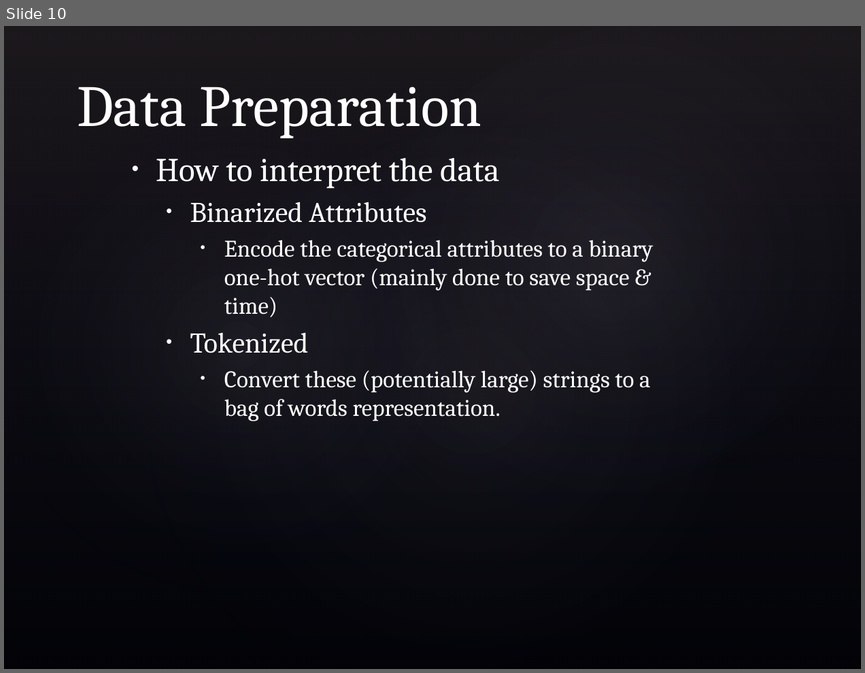
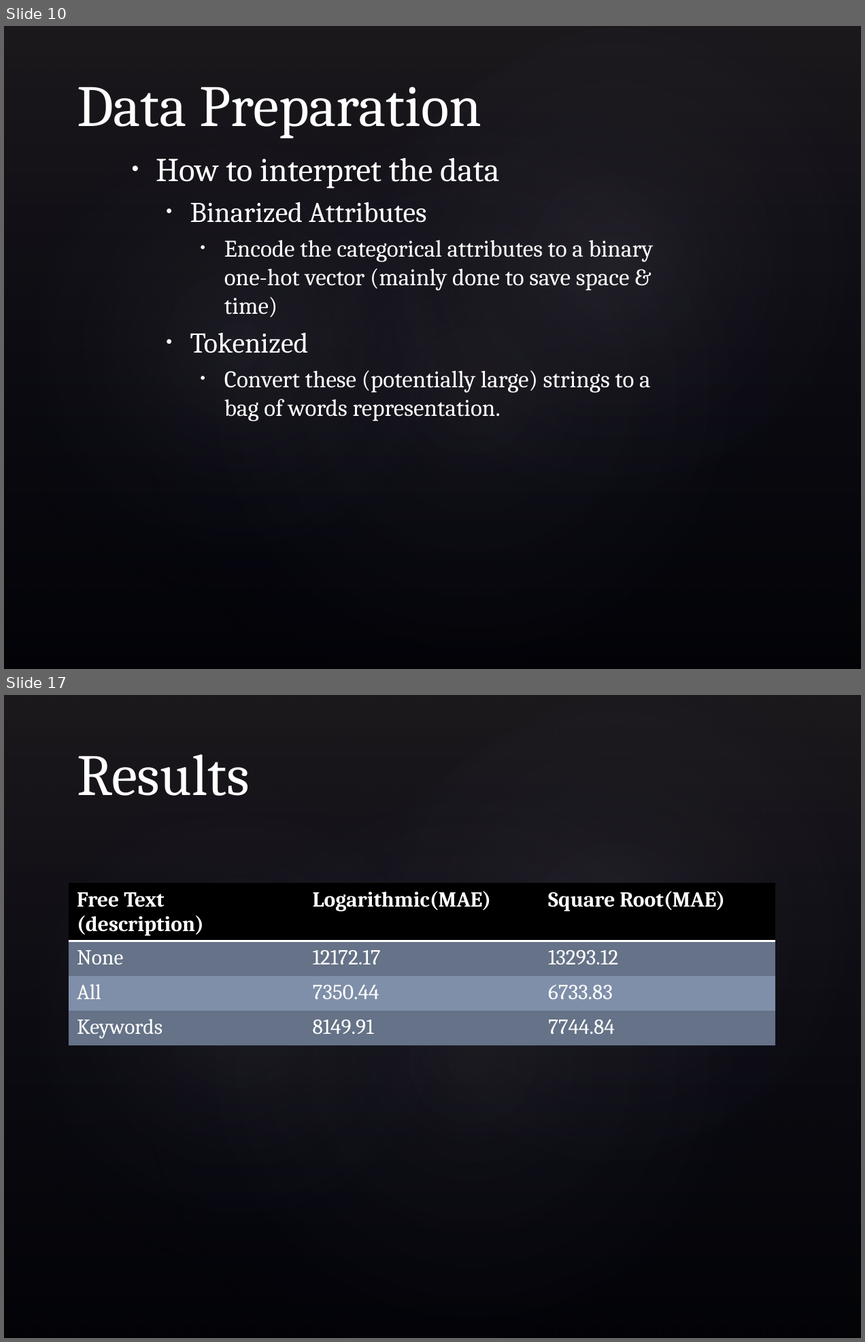
Before and after one commit to bradens/adzuna-competition, a slide deck: presentation.pptx. Shown one above the other, each under a label of ours: slide 10 before the commit, slides 10 and 17 after it; the slides between them are not shown. The pictures are 865x673 and 865x1342 pixels, drawn with LibreOffice and Linux fonts; fonts in the diff are those of the drawing; background and template pictures are left out. Boxes give left, top, right and bottom in pixels: in the first picture for what was removed or moved away, otherwise in the second. Text is boxed around its words. In the diff, an @@ line names an element or a change of style, - is before the commit and + after.

```diff
--- a/presentation.pptx
+++ b/presentation.pptx
@@ slide 17 added at [4,695,861,1338], background picture (left out); not listed: 4 template elements that a slide beside it also shows @@
@@ title added at [77,754,249,796], 49 pt, text #FFFFFF @@
+Results
@@ table added at [68,883,775,1041], 4 rows, 3 columns @@
+Free Text (description) | Logarithmic(MAE) | Square Root(MAE)
+None | 12172.17 | 13293.12
+All | 7350.44 | 6733.83
+Keywords | 8149.91 | 7744.84
```
Also in this commit, not shown: 2 slides changed, 6 other slides added.
